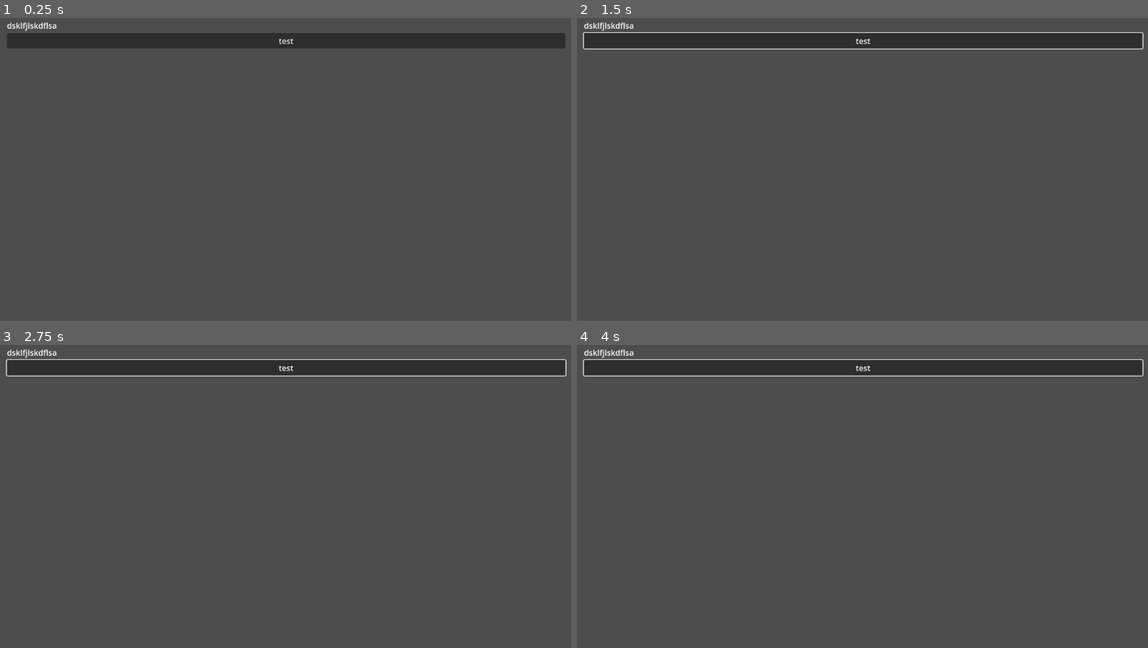
Above: before the commit, frames 1-4 (two rows, left to right).
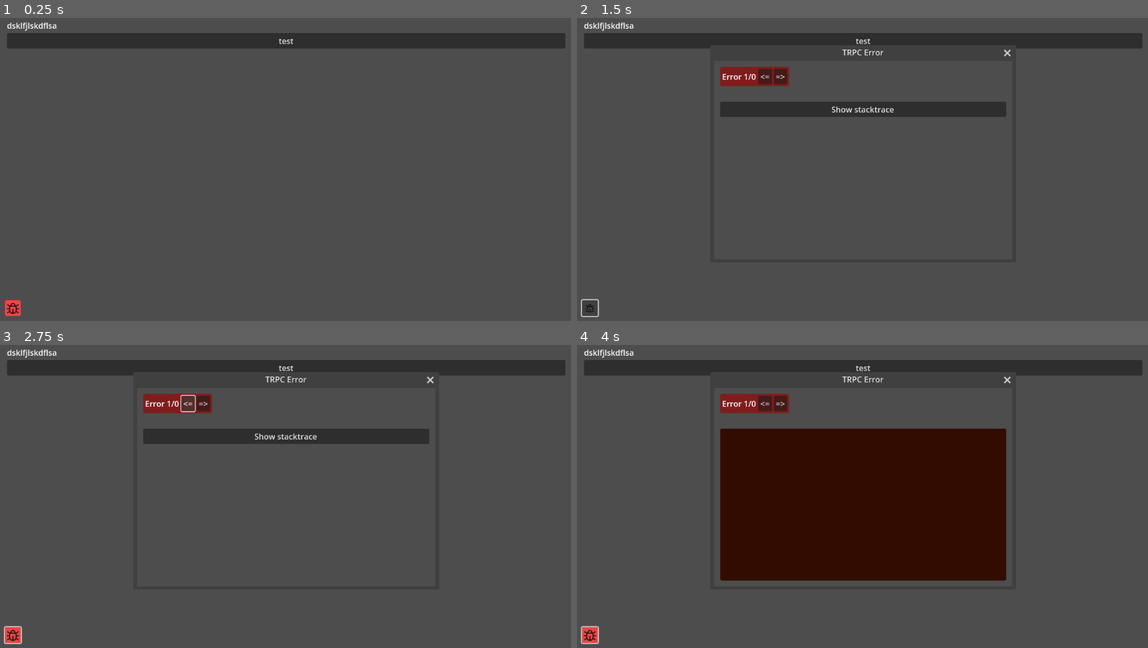
Above: after the commit, the same moments.

Repository: mateusz-kifner/godot-trpc-client
Game: Godot game, scene res://Main.tscn
Two runs of this game, one before a commit and one after it. Both use one fixed random seed, a clock stepped at 60 frames per second and the inputs below.
Inputs (mouse positions are in pixels of both pictures, inside the frame that each line leads up to):
- Up to frame 1 (0.25 s): no input
- Up to frame 2 (1.5 s): click "test" at 0.5 s; click (588, 308) at 1.25 s, where only the run after the commit has a clickable "1"
- Up to frame 3 (2.75 s): click (188, 402) at 2 s, where only the run after the commit has a clickable "<="
- Up to frame 4 (4 s): click (782, 402) at 2.75 s, where only the run after the commit has a clickable "=>"; click (862, 435) at 3.5 s, where only the run after the commit has a clickable "Show stacktrace"

The runs differ from the first frame. In frame 1, 0.1% of the frame differs, in the area x 0-4%, y 93-99%; in frame 2, 4.1%; in frame 3, 4.2%; in frame 4, 27%, in the area x 0-100%, y 4-99%.
Error before the commit: Invalid access to property or key '0' on a base object of type 'Nil'. (res://Main.gd:20)
Error after the commit: Invalid access to property or key '0' on a base object of type 'Nil'. (res://Main.gd:22)

Commit message:
feat: added Error Dialog feat: added error stack

Diff:
--- /dev/null
+++ b/apps/godot/IconBug.svg
@@ -0,0 +1,13 @@
+ <?xml version="1.0"?>
+<svg xmlns="http://www.w3.org/2000/svg" class="icon icon-tabler icon-tabler-bug" width="44" height="44" viewBox="0 0 24 24" stroke-width="1.5" stroke="#121212" fill="none" stroke-linecap="round" stroke-linejoin="round">
+  <path stroke="none" d="M0 0h24v24H0z" fill="none"/>
+  <path d="M9 9v-1a3 3 0 0 1 6 0v1" />
+  <path d="M8 9h8a6 6 0 0 1 1 3v3a5 5 0 0 1 -10 0v-3a6 6 0 0 1 1 -3" />
+  <path d="M3 13l4 0" />
+  <path d="M17 13l4 0" />
+  <path d="M12 20l0 -6" />
+  <path d="M4 19l3.35 -2" />
+  <path d="M20 19l-3.35 -2" />
+  <path d="M4 7l3.75 2.4" />
+  <path d="M20 7l-3.75 2.4" />
+</svg>
--- a/apps/godot/Main.gd
+++ b/apps/godot/Main.gd
@@ -1,6 +1,8 @@
 extends Control
 
 
+@onready
+var TRPCErrorDialogScene = preload("res://TRPCErrorDialog.tscn")
 
 func _on_test_pressed():
 	var http = HTTPRequest.new()
@@ -17,6 +19,13 @@
 	var json = JSON.new()
 	json.parse(body.get_string_from_utf8())
 	var response = json.get_data()
-	print(response[0]["error"]["json"]["data"]["stack"])
-	$MarginContainer/VBoxContainer/RichTextLabel.append_text(response[0]["error"]["json"]["data"]["stack"])
+	if response[0].has("error"):
+		api._error_stack.append({
+			"error": "Error " + str(response[0]["error"]["json"]["data"]["httpStatus"]) + " : " + response[0]["error"]["json"]["data"]["code"] + "\n" + response[0]["error"]["json"]["message"],
+			"stack": response[0]["error"]["json"]["data"]["stack"]
+		})
+		api._error_stack_length_chnaged.emit(len(api._error_stack)-1)
+
+	#print(response[0]["error"]["json"])
+	#$MarginContainer/VBoxContainer/RichTextLabel.append_text(response[0]["error"]["json"]["data"]["stack"])
 	#print(result,response_code,headers,response)
--- a/apps/godot/Main.tscn
+++ b/apps/godot/Main.tscn
@@ -1,7 +1,8 @@
-[gd_scene load_steps=3 format=3 uid="uid://ccnyvmumjkve4"]
+[gd_scene load_steps=4 format=3 uid="uid://ccnyvmumjkve4"]
 
 [ext_resource type="Script" path="res://Main.gd" id="1_jmlsl"]
 [ext_resource type="Script" path="res://Label.gd" id="2_axixg"]
+[ext_resource type="PackedScene" uid="uid://3pk21igdb5hv" path="res://TRPCErrorDialog.tscn" id="3_kmel8"]
 
 [node name="Control" type="Control"]
 layout_mode = 3
@@ -40,4 +41,7 @@
 layout_mode = 2
 text = "test"
 
+[node name="TRPCErrorDialog" parent="." instance=ExtResource("3_kmel8")]
+layout_mode = 1
+
 [connection signal="pressed" from="MarginContainer/VBoxContainer/Button" to="." method="_on_test_pressed"]
--- /dev/null
+++ b/apps/godot/TRPCErrorDialog.gd
@@ -0,0 +1,32 @@
+extends Control
+
+var current = 0 : set = _set_current
+
+func _ready():
+	api._error_stack_length_chnaged.connect(_set_current)
+
+func _on_prev_pressed():
+	if current-1 >=0 :
+		current-=1
+	_on_window_about_to_popup()
+
+
+func _on_next_pressed():
+	if current + 1 < len(api._error_stack):
+		current +=1
+	_on_window_about_to_popup()
+
+
+func _on_window_about_to_popup():
+	%ErrorLabel.text = "Error " + str(current+1) + "/" + str(len(api._error_stack))
+	if len(api._error_stack) ==0:
+		return
+	%Window.error = api._error_stack[current]["error"]
+	%Window.stacktrace =  api._error_stack[current]["stack"]
+	%PanelContainer.hide()
+	%ShowStackTrace.show()
+
+func _set_current(val):
+	current=val
+	$ShowErrors/Label.show()
+	$ShowErrors/Label.text = str(current+1)
--- /dev/null
+++ b/apps/godot/TRPCErrorDialog.tscn
@@ -0,0 +1,168 @@
+[gd_scene load_steps=8 format=3 uid="uid://3pk21igdb5hv"]
+
+[ext_resource type="Script" path="res://Window.gd" id="1_11sgr"]
+[ext_resource type="Script" path="res://TRPCErrorDialog.gd" id="1_e3op7"]
+[ext_resource type="Texture2D" uid="uid://fmy2p2okfail" path="res://IconBug.svg" id="2_ixab2"]
+
+[sub_resource type="StyleBoxFlat" id="StyleBoxFlat_u6le3"]
+content_margin_left = 4.0
+content_margin_top = 4.0
+content_margin_right = 4.0
+content_margin_bottom = 4.0
+bg_color = Color(0.498039, 0.113725, 0.113725, 1)
+corner_radius_top_left = 4
+corner_radius_top_right = 4
+corner_radius_bottom_right = 4
+corner_radius_bottom_left = 4
+
+[sub_resource type="StyleBoxFlat" id="StyleBoxFlat_f5q2f"]
+content_margin_left = 10.0
+content_margin_top = 10.0
+content_margin_right = 10.0
+content_margin_bottom = 10.0
+bg_color = Color(0.199206, 0.0471541, 0, 1)
+corner_radius_top_left = 4
+corner_radius_top_right = 4
+corner_radius_bottom_right = 4
+corner_radius_bottom_left = 4
+
+[sub_resource type="StyleBoxFlat" id="StyleBoxFlat_u4u12"]
+bg_color = Color(0.937255, 0.266667, 0.266667, 1)
+corner_radius_top_left = 4
+corner_radius_top_right = 4
+corner_radius_bottom_right = 4
+corner_radius_bottom_left = 4
+
+[sub_resource type="StyleBoxFlat" id="StyleBoxFlat_xc1jd"]
+content_margin_left = 1.0
+content_margin_top = 1.0
+content_margin_right = 1.0
+content_margin_bottom = 1.0
+bg_color = Color(0.937255, 0.266667, 0.266667, 1)
+border_width_left = 1
+border_width_top = 1
+border_width_right = 1
+border_width_bottom = 1
+border_color = Color(0, 0, 0, 1)
+corner_radius_top_left = 7
+corner_radius_top_right = 7
+corner_radius_bottom_right = 7
+corner_radius_bottom_left = 7
+
+[node name="Control" type="Control"]
+layout_mode = 3
+anchors_preset = 15
+anchor_right = 1.0
+anchor_bottom = 1.0
+grow_horizontal = 2
+grow_vertical = 2
+mouse_filter = 2
+script = ExtResource("1_e3op7")
+
+[node name="Window" type="Window" parent="."]
+unique_name_in_owner = true
+title = "TRPC Error"
+position = Vector2i(0, 36)
+size = Vector2i(600, 400)
+visible = false
+script = ExtResource("1_11sgr")
+
+[node name="MarginContainer" type="MarginContainer" parent="Window"]
+anchors_preset = 15
+anchor_right = 1.0
+anchor_bottom = 1.0
+grow_horizontal = 2
+grow_vertical = 2
+theme_override_constants/margin_left = 12
+theme_override_constants/margin_top = 12
+theme_override_constants/margin_right = 12
+theme_override_constants/margin_bottom = 12
+
+[node name="VBoxContainer" type="VBoxContainer" parent="Window/MarginContainer"]
+layout_mode = 2
+size_flags_horizontal = 3
+
+[node name="PanelContainer" type="PanelContainer" parent="Window/MarginContainer/VBoxContainer"]
+layout_mode = 2
+size_flags_horizontal = 0
+theme_override_styles/panel = SubResource("StyleBoxFlat_u6le3")
+
+[node name="HBoxContainer" type="HBoxContainer" parent="Window/MarginContainer/VBoxContainer/PanelContainer"]
+layout_mode = 2
+
+[node name="ErrorLabel" type="Label" parent="Window/MarginContainer/VBoxContainer/PanelContainer/HBoxContainer"]
+unique_name_in_owner = true
+layout_mode = 2
+text = "Error"
+
+[node name="Prev" type="Button" parent="Window/MarginContainer/VBoxContainer/PanelContainer/HBoxContainer"]
+layout_mode = 2
+text = "<="
+
+[node name="Next" type="Button" parent="Window/MarginContainer/VBoxContainer/PanelContainer/HBoxContainer"]
+layout_mode = 2
+text = "=>"
+
+[node name="ScrollContainer" type="ScrollContainer" parent="Window/MarginContainer/VBoxContainer"]
+layout_mode = 2
+size_flags_vertical = 3
+
+[node name="VBoxContainer" type="VBoxContainer" parent="Window/MarginContainer/VBoxContainer/ScrollContainer"]
+layout_mode = 2
+size_flags_horizontal = 3
+size_flags_vertical = 3
+
+[node name="error" type="Label" parent="Window/MarginContainer/VBoxContainer/ScrollContainer/VBoxContainer"]
+unique_name_in_owner = true
+layout_mode = 2
+
+[node name="ShowStackTrace" type="Button" parent="Window/MarginContainer/VBoxContainer/ScrollContainer/VBoxContainer"]
+unique_name_in_owner = true
+layout_mode = 2
+text = "Show stacktrace"
+
+[node name="PanelContainer" type="PanelContainer" parent="Window/MarginContainer/VBoxContainer/ScrollContainer/VBoxContainer"]
+unique_name_in_owner = true
+visible = false
+layout_mode = 2
+size_flags_vertical = 3
+theme_override_styles/panel = SubResource("StyleBoxFlat_f5q2f")
+
+[node name="stacktrace" type="RichTextLabel" parent="Window/MarginContainer/VBoxContainer/ScrollContainer/VBoxContainer/PanelContainer"]
+unique_name_in_owner = true
+layout_mode = 2
+fit_content = true
+
+[node name="ShowErrors" type="Button" parent="."]
+layout_mode = 1
+anchors_preset = 2
+anchor_top = 1.0
+anchor_bottom = 1.0
+offset_left = 10.0
+offset_top = -42.0
+offset_right = 42.0
+offset_bottom = -10.0
+grow_vertical = 0
+theme_override_styles/normal = SubResource("StyleBoxFlat_u4u12")
+icon = ExtResource("2_ixab2")
+expand_icon = true
+
+[node name="Label" type="Label" parent="ShowErrors"]
+visible = false
+layout_mode = 0
+offset_left = 20.0
+offset_top = -4.0
+offset_right = 36.0
+offset_bottom = 12.0
+theme_override_font_sizes/font_size = 10
+theme_override_styles/normal = SubResource("StyleBoxFlat_xc1jd")
+text = "1"
+horizontal_alignment = 1
+vertical_alignment = 1
+
+[connection signal="about_to_popup" from="Window" to="." method="_on_window_about_to_popup"]
+[connection signal="close_requested" from="Window" to="Window" method="_on_close_requested"]
+[connection signal="pressed" from="Window/MarginContainer/VBoxContainer/PanelContainer/HBoxContainer/Prev" to="." method="_on_prev_pressed"]
+[connection signal="pressed" from="Window/MarginContainer/VBoxContainer/PanelContainer/HBoxContainer/Next" to="." method="_on_next_pressed"]
+[connection signal="pressed" from="Window/MarginContainer/VBoxContainer/ScrollContainer/VBoxContainer/ShowStackTrace" to="Window" method="_on_show_stack_trace_pressed"]
+[connection signal="pressed" from="ShowErrors" to="Window" method="_on_show_errors_pressed"]
--- /dev/null
+++ b/apps/godot/Window.gd
@@ -0,0 +1,25 @@
+extends Window
+
+@export
+var error = "" : set = _set_error
+@export
+var stacktrace = "": set = _set_stacktrace
+
+func _set_error(val):
+	error = val
+	%error.text = val
+func _set_stacktrace(val):
+	stacktrace = val
+	%stacktrace.text = val
+
+
+func _on_show_stack_trace_pressed():
+	%PanelContainer.show()
+	%ShowStackTrace.hide()
+
+
+func _on_close_requested():
+	hide()
+
+func _on_show_errors_pressed():
+	popup_centered()
--- a/apps/godot/trpc.gd
+++ b/apps/godot/trpc.gd
@@ -7,3 +7,9 @@
 var test2 = "test"
 func test3():
 	print("test3 api_root")
+
+
+var _error_stack = []
+
+
+signal _error_stack_length_chnaged(val:int)
Not shown, added: apps/godot/IconBug.svg.import
